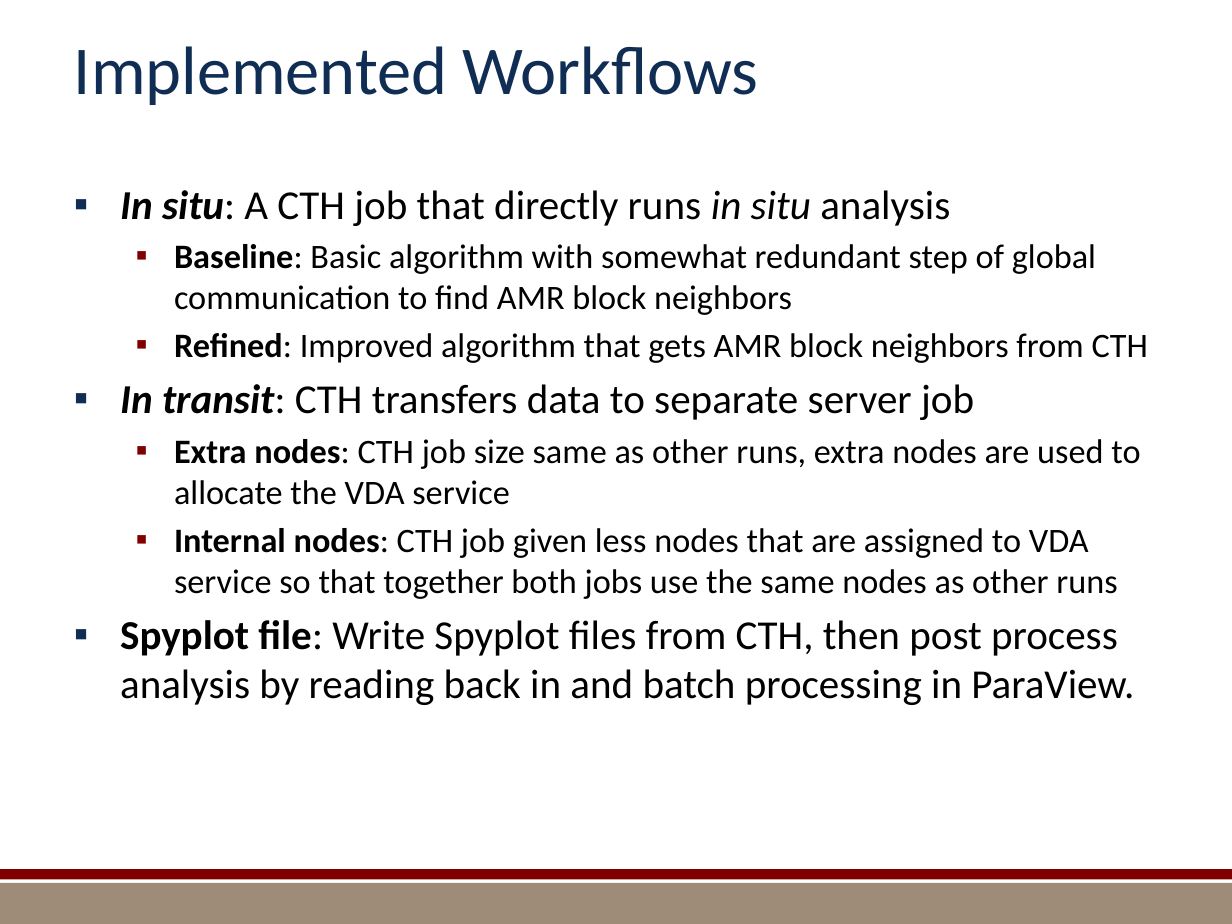
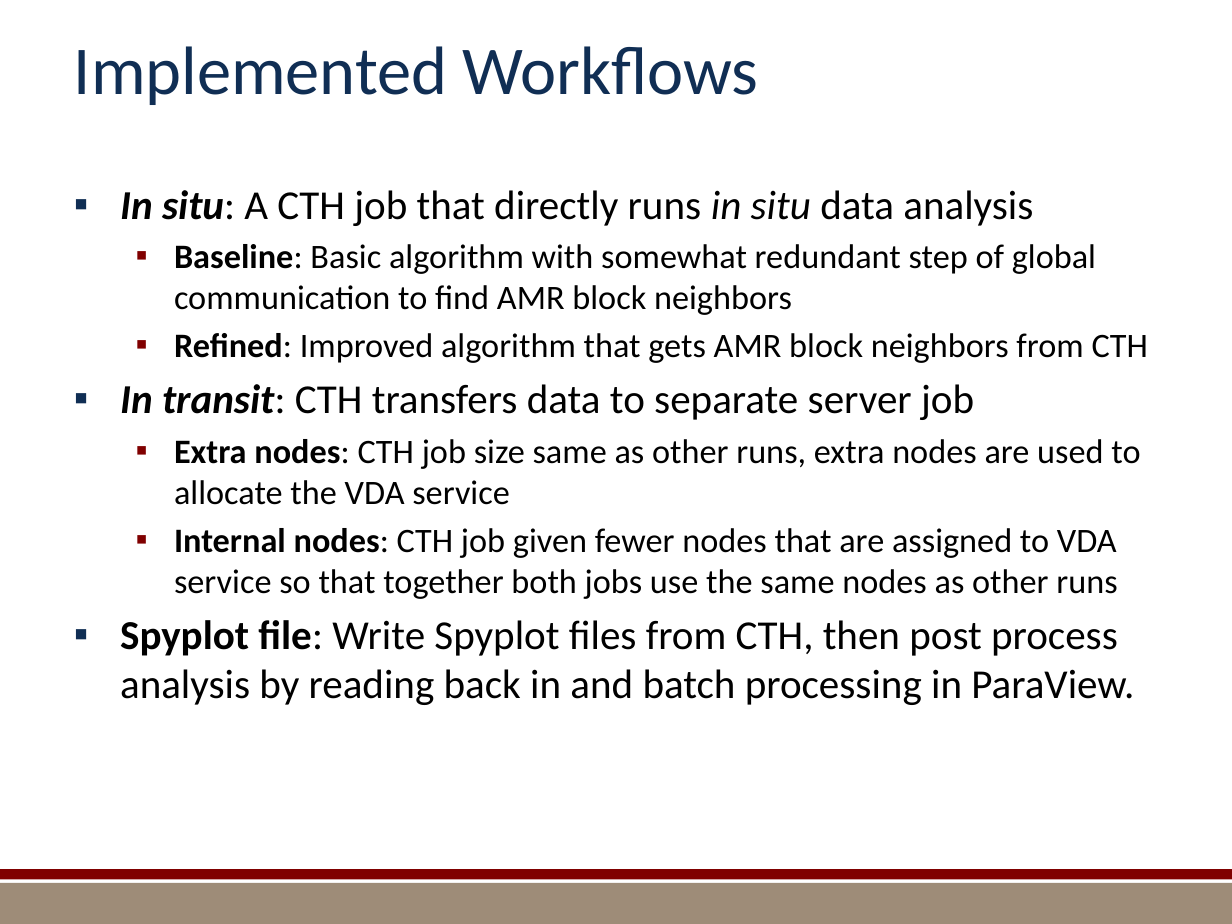
Before and after one commit to kmorel-papers/MilestoneFY13, a slide deck: slide 10 of Summary/SummarySlides.pptx. Drawn at 1232x924 pixels with LibreOffice and Linux fonts; fonts in the diff are those of the drawing; background and template pictures are left out. Boxes give left, top, right and bottom in pixels: in the first picture for what was removed or moved away, otherwise in the second. Text is boxed around its words. In the diff, an @@ line names an element or a change of style, - is before the commit and + after.

```diff
--- a/Summary/SummarySlides.pptx
+++ b/Summary/SummarySlides.pptx
@@ text at [120, 190, 1033, 226]: text changed @@
-▪ In situ: A CTH job that directly runs in situ analysis
+▪ In situ: A CTH job that directly runs in situ data analysis
@@ text at [174, 528, 1117, 599]: text changed @@
-  ▪ Internal nodes: CTH job given less nodes that are assigned to VDA service so that together both jobs use the same nodes as other runs
+  ▪ Internal nodes: CTH job given fewer nodes that are assigned to VDA service so that together both jobs use the same nodes as other runs
```
Also in this commit, not shown: 9 other slides changed, 1 slide added, 1 slide removed, 9 other files.
